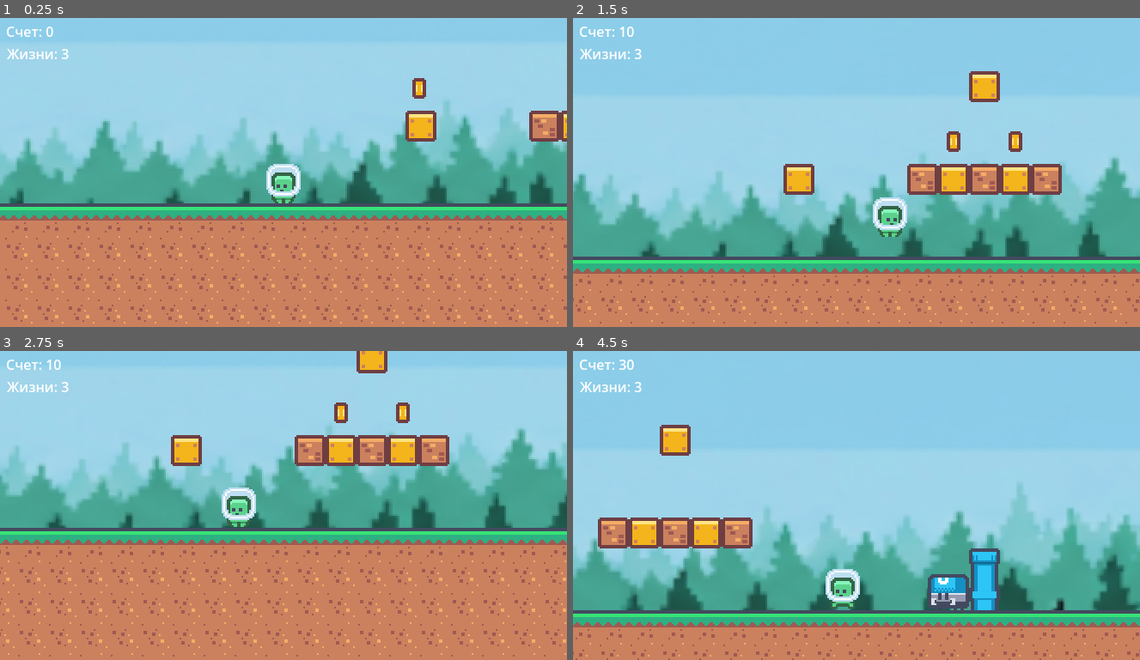
Above: before the commit, frames 1-4 (two rows, left to right).
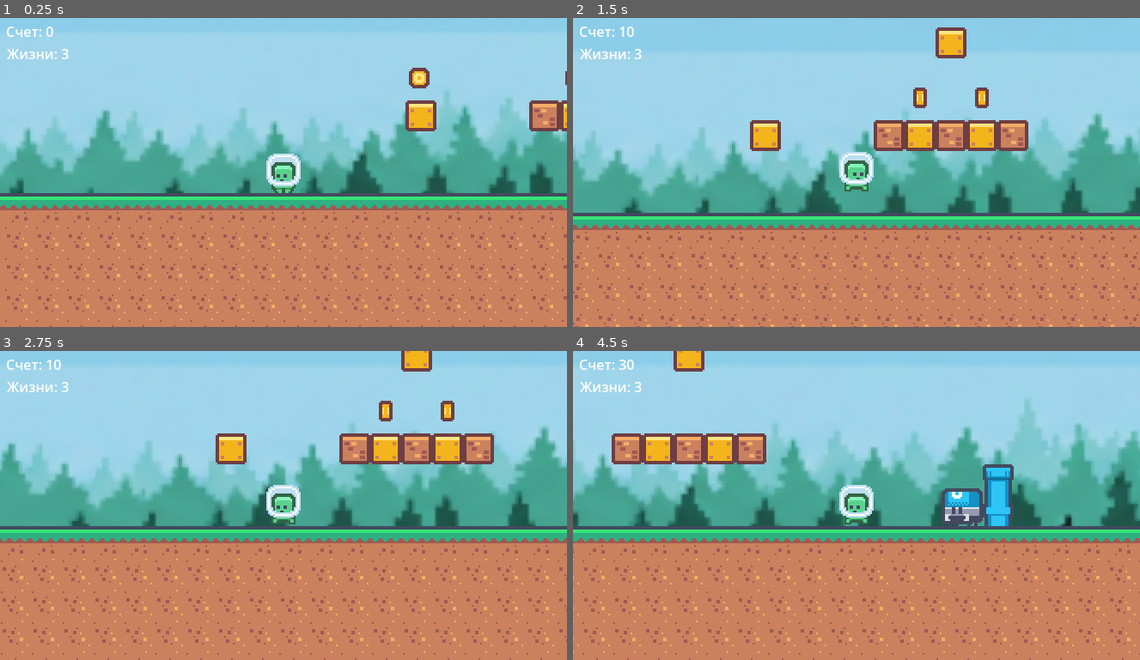
Above: after the commit, the same moments.

Repository: dumitru04/gameproject
Game: Godot game, scene res://level1.tscn
Same seed, same stepped clock (60 frames per second), same inputs: the game is played once before the commit and once after it.
Inputs:
- Up to frame 1 (0.25 s): no input
- Up to frame 2 (1.5 s): hold Right (ui_right) from 0.53 s (still down); tap Up (ui_up) at 0.6, 0.77, 1.07, 1.35 s
- Up to frame 3 (2.75 s): tap Up (ui_up) at 1.52, 1.82, 2.1 s; release Right (ui_right) at 2.03 s; hold Left (ui_left) from 2.03 s (still down)
- Up to frame 4 (4.5 s): release Left (ui_left) at 2.78 s; hold Right (ui_right) 2.78-4.28 s; tap Up (ui_up) at 2.85, 3.02, 3.32, 3.6, 3.77, 4.07, 4.35 s; hold Left (ui_left) from 4.28 s (still down)

The runs differ from the first frame. In frame 1, 21% of the frame differs, in the area x 0-100%, y 16-100%; in frame 2, 44%; in frame 3, 24%; in frame 4, 60%, in the area x 0-100%, y 0-100%.

Commit message:
Update 0.1.1

Diff:
--- a/godot/pixelplarformerv2/coin.tscn
+++ b/godot/pixelplarformerv2/coin.tscn
@@ -22,7 +22,7 @@
 }],
 "loop": true,
 "name": &"spin",
-"speed": 5.0
+"speed": 2.0
 }]
 
 [sub_resource type="RectangleShape2D" id="RectangleShape2D_0t63x"]
--- a/godot/pixelplarformerv2/enemy.tscn
+++ b/godot/pixelplarformerv2/enemy.tscn
@@ -22,7 +22,7 @@
 }],
 "loop": true,
 "name": &"walk",
-"speed": 5.0
+"speed": 10.0
 }]
 
 [sub_resource type="RectangleShape2D" id="RectangleShape2D_4gyqm"]
--- a/godot/pixelplarformerv2/level1.tscn
+++ b/godot/pixelplarformerv2/level1.tscn
@@ -360,3 +360,6 @@
 process_mode = 3
 stream = ExtResource("7_i2041")
 autoplay = true
+
+[node name="Enemy2" parent="." instance=ExtResource("4_v38iq")]
+position = Vector2(2525, 30)
--- a/godot/pixelplarformerv2/player.gd
+++ b/godot/pixelplarformerv2/player.gd
@@ -15,42 +15,42 @@
 var health = 3
 
 func _physics_process(delta):
-    # Применяем гравитацию, если игрок не на земле
-    if not is_on_floor():
-        velocity.y += gravity * delta
+	# Применяем гравитацию, если игрок не на земле
+	if not is_on_floor():
+		velocity.y += gravity * delta
 
-    # Обработка прыжка
-    if Input.is_action_just_pressed("ui_up") and is_on_floor():
-        velocity.y = jump_velocity
+	# Обработка прыжка
+	if Input.is_action_just_pressed("ui_up") and is_on_floor():
+		velocity.y = jump_velocity
 
-    # Получаем направление ввода (влево/вправо)
-    var direction = Input.get_axis("ui_left", "ui_right")
+	# Получаем направление ввода (влево/вправо)
+	var direction = Input.get_axis("ui_left", "ui_right")
 
-    # Движение и анимация
-    if direction: # Если есть горизонтальный ввод (игрок двигается)
-        velocity.x = direction * speed
-        animated_sprite.play("run") # Воспроизводим анимацию "run"
+	# Движение и анимация
+	if direction: # Если есть горизонтальный ввод (игрок двигается)
+		velocity.x = direction * speed
+		animated_sprite.play("run") # Воспроизводим анимацию "run"
 
-        # Отражение спрайта в зависимости от направления движения
-        if direction < 0: # Идет влево
-            animated_sprite.flip_h = false
-        elif direction > 0: # Идет вправо
-            animated_sprite.flip_h = true
-    else: # Если нет горизонтального ввода (игрок не двигается по горизонтали)
-        velocity.x = move_toward(velocity.x, 0, speed) # Плавная остановка
+		# Отражение спрайта в зависимости от направления движения
+		if direction < 0: # Идет влево
+			animated_sprite.flip_h = false
+		elif direction > 0: # Идет вправо
+			animated_sprite.flip_h = true
+	else: # Если нет горизонтального ввода (игрок не двигается по горизонтали)
+		velocity.x = move_toward(velocity.x, 0, speed) # Плавная остановка
 
-        # Останавливаем анимацию и показываем первый кадр (индекс 0) анимации "run".
-        # Это будет использоваться как состояние покоя или для прыжка на месте.
-        animated_sprite.stop()
-        animated_sprite.set_frame(0) # Устанавливаем анимацию на первый кадр
+		# Останавливаем анимацию и показываем первый кадр (индекс 0) анимации "run".
+		# Это будет использоваться как состояние покоя или для прыжка на месте.
+		animated_sprite.stop()
+		animated_sprite.set_frame(0) # Устанавливаем анимацию на первый кадр
 
-    # Встроенная функция для движения и обработки столкновений
-    move_and_slide()
+	# Встроенная функция для движения и обработки столкновений
+	move_and_slide()
 
 # Функция для получения урона (из предыдущей части)
 func take_damage():
-    # health -= 1 # Локальное здоровье теперь можно убрать, если используется GameManager
-    GameManager.lose_life() # Уменьшаем жизни через GameManager
-    # ... остальная логика получения урона ...
-    if GameManager.lives <= 0:
-        get_tree().reload_current_scene()
+	# health -= 1 # Локальное здоровье теперь можно убрать, если используется GameManager
+	GameManager.lose_life() # Уменьшаем жизни через GameManager
+	# ... остальная логика получения урона ...
+	if GameManager.lives <= 0:
+		get_tree().reload_current_scene()
--- a/godot/pixelplarformerv2/player.tscn
+++ b/godot/pixelplarformerv2/player.tscn
@@ -23,9 +23,9 @@
 "duration": 1.0,
 "texture": SubResource("AtlasTexture_i3pqv")
 }],
-"loop": true,
+"loop": false,
 "name": &"run",
-"speed": 5.0
+"speed": 10.0
 }]
 
 [node name="Player" type="CharacterBody2D"]
@@ -37,9 +37,11 @@
 
 [node name="Camera2D" type="Camera2D" parent="."]
 zoom = Vector2(2, 2)
-position_smoothing_enabled = true
-rotation_smoothing_enabled = true
+position_smoothing_speed = 10.0
+rotation_smoothing_speed = 10.0
 
 [node name="AnimatedSprite2D" type="AnimatedSprite2D" parent="."]
 sprite_frames = SubResource("SpriteFrames_hqtel")
 animation = &"run"
+frame = 1
+frame_progress = 1.0
